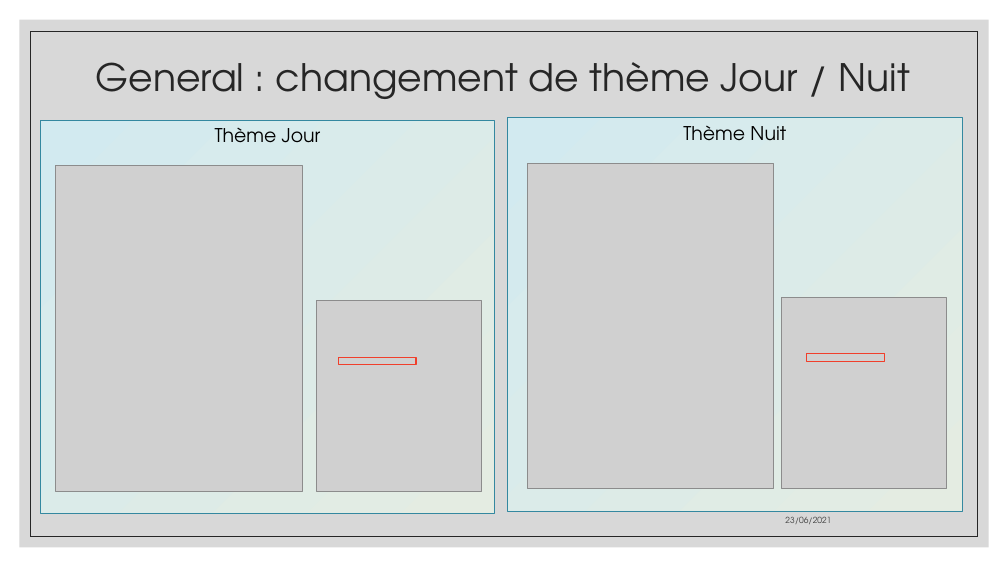
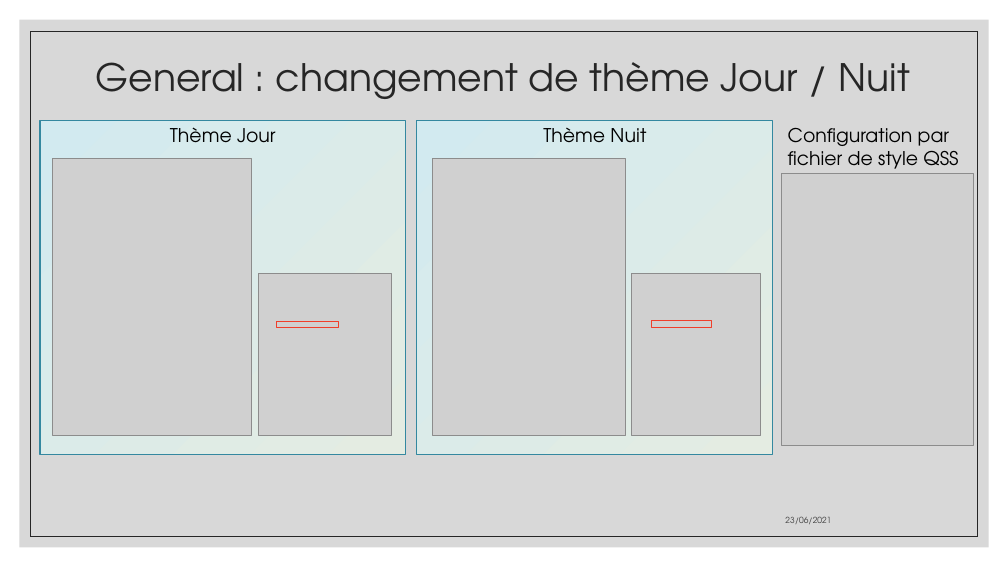
Before and after one commit to aiekick/ProjectStationMeteo, a slide deck: slide 39 of doc/StationMeteo_Soutenance_Stephane.pptx. Drawn at 1008x567 pixels with LibreOffice and Linux fonts; fonts in the diff are those of the drawing; grey boxes stand for pictures. Boxes give left, top, right and bottom in pixels: in the first picture for what was removed or moved away, otherwise in the second. Text is boxed around its words. In the diff, an @@ line names an element or a change of style, - is before the commit and + after.

```diff
--- a/doc/StationMeteo_Soutenance_Stephane.pptx
+++ b/doc/StationMeteo_Soutenance_Stephane.pptx
@@ rectangle "Thème Jour": place and size @@
-rectangle "Thème Jour" at (40, 120, 495, 514)
+rectangle "Thème Jour" at (40, 120, 406, 455)
@@ rectangle "Thème Nuit": place and size @@
-rectangle "Thème Nuit" at (507, 118, 963, 512)
+rectangle "Thème Nuit" at (417, 120, 774, 455)
@@ text added at (788, 128, 958, 169), 18 pt, text #000000 @@
+Configuration par
+fichier de style QSS
@@ picture: place and size @@
-picture at (56, 166, 302, 491)
+picture at (53, 159, 251, 436)
@@ picture: place and size @@
-picture at (527, 163, 774, 488)
+picture at (433, 159, 625, 436)
@@ picture added at (782, 173, 973, 445) @@
@@ picture: place and size @@
-picture at (317, 300, 482, 491)
+picture at (259, 273, 391, 436)
@@ picture: place and size @@
-picture at (782, 298, 947, 488)
+picture at (632, 273, 761, 436)
@@ rectangle: place and size @@
-rectangle at (339, 358, 416, 365)
+rectangle at (277, 322, 339, 328)
@@ rectangle: place and size @@
-rectangle at (807, 354, 884, 361)
+rectangle at (651, 321, 712, 327)
```
Also in this commit, not shown: 2 other slides changed, 4 slides added, 2 slides removed.
